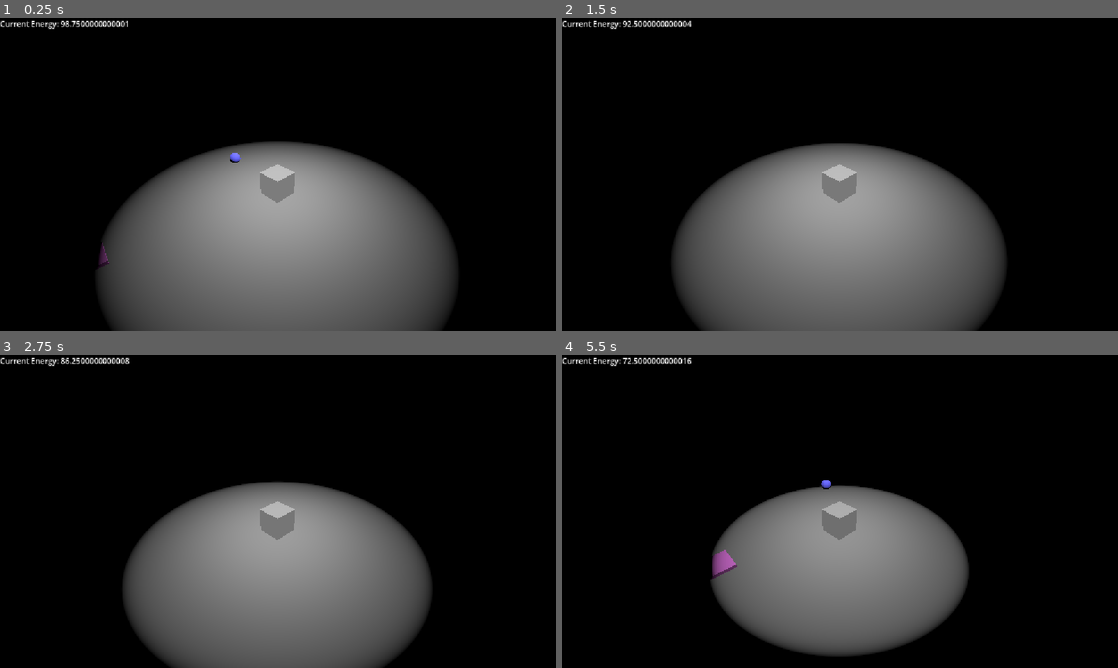
Above: before the commit, frames 1-4 (two rows, left to right).
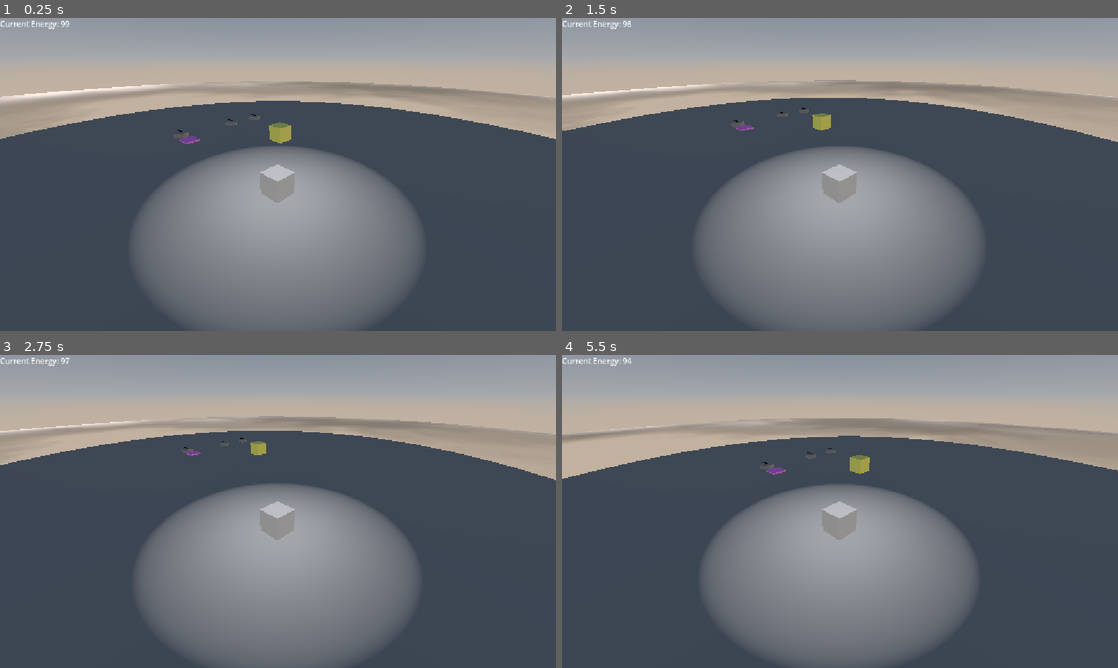
Above: after the commit, the same moments.

Repository: notred27/GMTK_2026
Game: Godot game, scene res://Level.tscn
Same seed, same stepped clock (60 frames per second), same inputs: the game is played once before the commit and once after it. Before the commit the project starts from res://main.tscn.
Inputs (mouse positions are in pixels of both pictures, inside the frame that each line leads up to):
- Up to frame 1 (0.25 s): no input
- Up to frame 2 (1.5 s): move the mouse to (962, 158) at 0.52 s; hold D (right) 0.53-1.28 s; hold E (interact) 0.53-1.28 s; move the mouse to (728, 190) at 1.27 s; hold S (backward) from 1.28 s (still down); tap E (interact) at 1.35 s
- Up to frame 3 (2.75 s): move the mouse to (333, 442) at 2.02 s; release S (backward) at 2.03 s; hold D (right) from 2.03 s (still down); hold E (interact) from 2.03 s (still down)
- Up to frame 4 (5.5 s): move the mouse to (812, 574) at 2.77 s; release D (right) at 2.78 s; release E (interact) at 2.78 s; hold W (forward) 2.78-3.53 s; tap E (interact) at 2.85, 4.35 s; move the mouse to (1006, 558) at 3.52 s; hold E (interact) 3.53-4.28 s; hold A (left) 3.53-5.03 s; move the mouse to (673, 464) at 4.27 s; move the mouse to (867, 511) at 5.02 s; hold S (backward) from 5.03 s (still down); hold E (interact) from 5.03 s (still down)

The runs differ from the first frame. In frame 1, 70% of the frame differs, in the area x 0-100%, y 0-100%; in frame 2, 76%; in frame 3, 85%; in frame 4, 96%.
Error before the commit: Parse Error: Class "InteractAction" hides a global script class. (res://interaction/actions/add_energy_action.gd:1)

Commit message:
Created gear puzzle

Diff:
--- /dev/null
+++ b/gmtk-2026/Level.tscn
@@ -0,0 +1,82 @@
+[gd_scene format=3 uid="uid://dmj2isbpvcv0a"]
+
+[ext_resource type="PackedScene" uid="uid://c3cmojtfo1iom" path="res://player/Player.tscn" id="1_bexhn"]
+[ext_resource type="Material" uid="uid://0vujjum2exyc" path="res://menus/cloud_mat.tres" id="2_t7iv1"]
+[ext_resource type="PackedScene" uid="uid://4s8ryw8pnhfa" path="res://interaction/Pushable.tscn" id="3_2nifc"]
+[ext_resource type="PackedScene" uid="uid://dwkwin7t1wgoe" path="res://interaction/GearPuzzle.tscn" id="4_q4iis"]
+[ext_resource type="PackedScene" uid="uid://bnnpdp0ade5rn" path="res://interaction/Gear.tscn" id="5_m3clv"]
+[ext_resource type="PackedScene" uid="uid://k3llif43lh37" path="res://interaction/PressurePlate.tscn" id="6_m3clv"]
+[ext_resource type="Script" uid="uid://dk5qemd3g46k" path="res://interaction/actions/activate_gears_action.gd" id="7_mxnmf"]
+
+[sub_resource type="ProceduralSkyMaterial" id="ProceduralSkyMaterial_5t25c"]
+ground_bottom_color = Color(0.76048684, 0.6971857, 0.6269191, 1)
+
+[sub_resource type="Sky" id="Sky_d0nb3"]
+sky_material = SubResource("ProceduralSkyMaterial_5t25c")
+
+[sub_resource type="Environment" id="Environment_84upj"]
+background_mode = 2
+sky = SubResource("Sky_d0nb3")
+reflected_light_source = 2
+
+[sub_resource type="CylinderShape3D" id="CylinderShape3D_68yga"]
+height = 0.1328125
+radius = 21.041992
+
+[sub_resource type="CylinderMesh" id="CylinderMesh_68yga"]
+top_radius = 20.579102
+bottom_radius = 20.579102
+height = 0.6191406
+
+[sub_resource type="CylinderMesh" id="CylinderMesh_v2g3s"]
+top_radius = 1.6958008
+bottom_radius = 1.6958008
+height = 0.015457153
+
+[node name="Level" type="Node3D" unique_id=786530990]
+
+[node name="WorldEnvironment" type="WorldEnvironment" parent="." unique_id=49368330]
+environment = SubResource("Environment_84upj")
+
+[node name="StaticBody3D" type="StaticBody3D" parent="." unique_id=1131601154]
+transform = Transform3D(1, 0, 0, 0, 1, 0, 0, 0, 1, 0, 17.578445, 0)
+
+[node name="CollisionShape3D" type="CollisionShape3D" parent="StaticBody3D" unique_id=1118167769]
+transform = Transform3D(1, 0, 0, 0, 1, 0, 0, 0, 1, 0, 0.93359375, 0)
+shape = SubResource("CylinderShape3D_68yga")
+
+[node name="MeshInstance3D" type="MeshInstance3D" parent="StaticBody3D" unique_id=1423985567]
+transform = Transform3D(1, 0, 0, 0, 1, 0, 0, 0, 1, 0, 0.6904297, 0)
+mesh = SubResource("CylinderMesh_68yga")
+
+[node name="Player" parent="." unique_id=1844018048 instance=ExtResource("1_bexhn")]
+transform = Transform3D(1, 0, 0, 0, 1, 0, 0, 0, 1, 0, 19.177721, 0)
+
+[node name="CloudPlane" type="MeshInstance3D" parent="." unique_id=332366003]
+transform = Transform3D(41.705, 0, 0, 0, 41.705, 0, 0, 0, 41.705, 0.092041016, 15.841194, -0.50878906)
+mesh = SubResource("CylinderMesh_v2g3s")
+surface_material_override/0 = ExtResource("2_t7iv1")
+
+[node name="Pushable" parent="." unique_id=108375752 instance=ExtResource("3_2nifc")]
+transform = Transform3D(1, 0, 0, 0, 1, 0, 0, 0, 1, 4.4329834, 19.18209, -4.1966553)
+
+[node name="GearPuzzle" parent="." unique_id=564953163 node_paths=PackedStringArray("gears", "driver_gear") instance=ExtResource("4_q4iis")]
+transform = Transform3D(1, 0, 0, 0, 1, 0, 0, 0, 1, 0, 18.703623, -9.614517)
+gears = [NodePath("DriverGear"), NodePath("Gear2"), NodePath("Gear3")]
+driver_gear = NodePath("DriverGear")
+
+[node name="DriverGear" parent="GearPuzzle" unique_id=407548117 instance=ExtResource("5_m3clv")]
+
+[node name="Gear2" parent="GearPuzzle" unique_id=2017283713 instance=ExtResource("5_m3clv")]
+transform = Transform3D(1, 0, 0, 0, 1, 0, 0, 0, 1, 4.1710205, 0, 0)
+
+[node name="Gear3" parent="GearPuzzle" unique_id=1495084142 instance=ExtResource("5_m3clv")]
+transform = Transform3D(1, 0, 0, 0, 1, 0, 0, 0, 1, 6.649658, 0, 0)
+
+[node name="PressurePlate" parent="GearPuzzle" unique_id=1415131089 node_paths=PackedStringArray("action") instance=ExtResource("6_m3clv")]
+transform = Transform3D(1, 0, 0, 0, 1, 0, 0, 0, 1, 0, 0, 1.3256836)
+action = NodePath("ActivateGearsAction")
+
+[node name="ActivateGearsAction" type="Node3D" parent="GearPuzzle/PressurePlate" unique_id=38130862 node_paths=PackedStringArray("gear_puzzle")]
+script = ExtResource("7_mxnmf")
+gear_puzzle = NodePath("../..")
--- /dev/null
+++ b/gmtk-2026/clouds.gdshader
@@ -0,0 +1,12 @@
+shader_type spatial;
+render_mode unshaded, blend_mix, cull_disabled;
+
+uniform sampler2D cloud_tex;
+uniform vec2 scroll_speed = vec2(0.01, 0.005);
+
+void fragment() {
+	vec2 uv = UV + TIME * scroll_speed;
+	vec4 tex = texture(cloud_tex, uv);
+	ALBEDO = tex.rgb;
+	ALPHA = tex.a;
+}
--- /dev/null
+++ b/gmtk-2026/interaction/Gear.tscn
@@ -0,0 +1,40 @@
+[gd_scene format=3 uid="uid://bnnpdp0ade5rn"]
+
+[ext_resource type="Script" uid="uid://ce2vw8obbqb2g" path="res://interaction/gear.gd" id="1_26r58"]
+
+[sub_resource type="PhysicsMaterial" id="PhysicsMaterial_26r58"]
+
+[sub_resource type="CylinderShape3D" id="CylinderShape3D_84upj"]
+height = 0.2977295
+radius = 0.41992188
+
+[sub_resource type="CylinderMesh" id="CylinderMesh_68yga"]
+height = 0.29406738
+
+[sub_resource type="BoxMesh" id="BoxMesh_68yga"]
+size = Vector3(0.10569763, 0.18859863, 0.56396484)
+
+[sub_resource type="StandardMaterial3D" id="StandardMaterial3D_26r58"]
+albedo_color = Color(0, 0, 0, 1)
+
+[node name="Gear" type="RigidBody3D" unique_id=407548117]
+axis_lock_linear_y = true
+physics_material_override = SubResource("PhysicsMaterial_26r58")
+freeze_mode = 1
+linear_damp = 10.0
+script = ExtResource("1_26r58")
+radius = 0.5
+mesh_tolerance = 0.2
+
+[node name="CollisionShape3D" type="CollisionShape3D" parent="." unique_id=709708717]
+transform = Transform3D(1, 0, 0, 0, 1, 0, 0, 0, 1, 0, 0.14886475, 0)
+shape = SubResource("CylinderShape3D_84upj")
+
+[node name="MeshInstance3D" type="MeshInstance3D" parent="." unique_id=1969167120]
+transform = Transform3D(1, 0, 0, 0, 1, 0, 0, 0, 1, 0, 0.14703369, 0)
+mesh = SubResource("CylinderMesh_68yga")
+
+[node name="MeshInstance3D2" type="MeshInstance3D" parent="." unique_id=1727722136]
+transform = Transform3D(1, 0, 0, 0, 1, 0, 0, 0, 1, 0.003211975, 0.24468994, -0.15724635)
+mesh = SubResource("BoxMesh_68yga")
+surface_material_override/0 = SubResource("StandardMaterial3D_26r58")
--- /dev/null
+++ b/gmtk-2026/interaction/GearPuzzle.tscn
@@ -0,0 +1,6 @@
+[gd_scene format=3 uid="uid://dwkwin7t1wgoe"]
+
+[ext_resource type="Script" uid="uid://cawsrp5ueur71" path="res://interaction/gear_puzzle.gd" id="1_ai2vx"]
+
+[node name="GearPuzzle" type="Node3D" unique_id=564953163]
+script = ExtResource("1_ai2vx")
--- a/gmtk-2026/interaction/PressurePlate.tscn
+++ b/gmtk-2026/interaction/PressurePlate.tscn
@@ -1,4 +1,6 @@
 [gd_scene format=3 uid="uid://k3llif43lh37"]
+
+[ext_resource type="Script" uid="uid://dnxbyeoh6l8s0" path="res://interaction/pressure_plate.gd" id="1_derxm"]
 
 [sub_resource type="BoxShape3D" id="BoxShape3D_qqdwy"]
 size = Vector3(1, 0.49035645, 1)
@@ -11,6 +13,7 @@
 size = Vector3(1, 0.10888672, 1)
 
 [node name="PressurePlate" type="Node3D" unique_id=1415131089]
+script = ExtResource("1_derxm")
 
 [node name="Area3D" type="Area3D" parent="." unique_id=913651901]
 
@@ -21,3 +24,6 @@
 [node name="MeshInstance3D" type="MeshInstance3D" parent="Area3D" unique_id=1184889686]
 transform = Transform3D(1, 0, 0, 0, 1, 0, 0, 0, 1, 0, 0.056004345, 0)
 mesh = SubResource("BoxMesh_68yga")
+
+[connection signal="body_entered" from="Area3D" to="." method="_on_area_3d_body_entered"]
+[connection signal="body_exited" from="Area3D" to="." method="_on_area_3d_body_exited"]
--- /dev/null
+++ b/gmtk-2026/interaction/Pushable.tscn
@@ -0,0 +1,26 @@
+[gd_scene format=3 uid="uid://4s8ryw8pnhfa"]
+
+[sub_resource type="PhysicsMaterial" id="PhysicsMaterial_ie5b1"]
+
+[sub_resource type="BoxShape3D" id="BoxShape3D_68yga"]
+
+[sub_resource type="BoxMesh" id="BoxMesh_84upj"]
+
+[sub_resource type="StandardMaterial3D" id="StandardMaterial3D_ie5b1"]
+albedo_color = Color(1, 1, 0.46666667, 1)
+
+[node name="Pushable" type="RigidBody3D" unique_id=108375752 groups=["Moveable"]]
+axis_lock_linear_y = true
+axis_lock_angular_x = true
+axis_lock_angular_y = true
+axis_lock_angular_z = true
+mass = 20.0
+physics_material_override = SubResource("PhysicsMaterial_ie5b1")
+linear_damp = 4.0
+
+[node name="CollisionShape3D" type="CollisionShape3D" parent="." unique_id=1078812518]
+shape = SubResource("BoxShape3D_68yga")
+
+[node name="MeshInstance3D" type="MeshInstance3D" parent="." unique_id=1429032088]
+mesh = SubResource("BoxMesh_84upj")
+surface_material_override/0 = SubResource("StandardMaterial3D_ie5b1")
--- /dev/null
+++ b/gmtk-2026/interaction/actions/SpendEnergyAction.tscn
@@ -0,0 +1,6 @@
+[gd_scene format=3 uid="uid://f4diegryysg5"]
+
+[ext_resource type="Script" uid="uid://ve70qbwincla" path="res://interaction/actions/spend_energy_action.gd" id="1_6yk3u"]
+
+[node name="SpendEnergyAction" type="Node3D" unique_id=1306514175]
+script = ExtResource("1_6yk3u")
--- /dev/null
+++ b/gmtk-2026/interaction/actions/activate_gears_action.gd
@@ -0,0 +1,10 @@
+class_name ActivateGearsAction
+extends InteractAction
+
+@export var gear_puzzle: GearPuzzle
+
+func call_action(interactor: Node) -> void:
+	gear_puzzle.set_powered(true)
+
+func deactivate_action(interactor: Node) -> void:
+	gear_puzzle.set_powered(false)
--- a/gmtk-2026/interaction/actions/add_energy_action.gd
+++ b/gmtk-2026/interaction/actions/add_energy_action.gd
@@ -1,5 +1,5 @@
-class_name InteractAction
-extends Node
+class_name AddEnergyAction
+extends InteractAction
 
 @export var energy_increase_amount = 10
 
--- a/gmtk-2026/interaction/actions/interact_action.gd
+++ b/gmtk-2026/interaction/actions/interact_action.gd
@@ -3,3 +3,7 @@
 
 func call_action(interactor: Node) -> void:
 	push_warning("call_action() not implemented on " + name)
+
+
+func deactivate_action(interactor: Node) -> void:
+	push_warning("deactivate_action() not implemented on " + name)
--- /dev/null
+++ b/gmtk-2026/interaction/actions/spend_energy_action.gd
@@ -0,0 +1,15 @@
+class_name SpendEnergyAction
+extends InteractAction
+
+@export var energy_cost = 10
+
+func call_action(interactor: Node) -> void:
+	var player := interactor as Player
+	if player == null:
+		return
+
+	if player.energy > energy_cost:
+		player.spend_energy(energy_cost)
+
+
+#		Then do something else/send a signal??
--- /dev/null
+++ b/gmtk-2026/interaction/gear.gd
@@ -0,0 +1,21 @@
+class_name Gear
+extends RigidBody3D
+
+@export var teeth_count: int = 8
+@export var radius: float = 1.0
+@export var mesh_tolerance: float = 0.15
+
+func get_meshing_gears(all_gears: Array[Gear]) -> Array[Gear]:
+	var meshed: Array[Gear] = []
+	for other in all_gears:
+		if other == self:
+			continue
+		var dist = global_position.distance_to(other.global_position)
+		var expected = radius + other.radius
+		if abs(dist - expected) <= mesh_tolerance:
+			meshed.append(other)
+	return meshed
+
+func set_driven_speed(rpm: float, direction: int) -> void:
+	var rad_per_sec = (rpm / 60.0) * TAU
+	angular_velocity = Vector3(0, rad_per_sec * direction, 0)
--- /dev/null
+++ b/gmtk-2026/interaction/gear_puzzle.gd
@@ -0,0 +1,80 @@
+class_name GearPuzzle
+extends Node
+
+@export var gears: Array[Gear] = []
+@export var driver_gear: Gear
+@export var output_gear: Gear
+@export var driver_rpm: float = 60.0
+@export var target_output_rpm: float = 30.0
+@export var rpm_tolerance: float = 2.0
+
+var is_powered := false
+
+func set_powered(value: bool) -> void:
+	is_powered = value
+
+func _physics_process(delta: float) -> void:
+	if driver_gear:
+		_update_driven_gears()
+
+func _build_mesh_graph() -> Dictionary:
+	var graph := {}
+	for gear in gears:
+		graph[gear] = gear.get_meshing_gears(gears)
+	return graph
+
+func _update_driven_gears() -> void:
+	if not is_powered:
+		for gear in gears:
+			gear.set_driven_speed(0.0, 1)
+		return
+
+	var graph = _build_mesh_graph()
+	var rpm_map := {driver_gear: driver_rpm}
+	var direction_map := {driver_gear: 1}
+	var visited := {driver_gear: true}
+	var queue: Array = [driver_gear]
+
+	while queue.size() > 0:
+		var current: Gear = queue.pop_front()
+		for neighbor in graph.get(current, []):
+			if not visited.has(neighbor):
+				visited[neighbor] = true
+				var ratio = float(current.teeth_count) / float(neighbor.teeth_count)
+				rpm_map[neighbor] = rpm_map[current] * ratio
+				direction_map[neighbor] = -direction_map[current]
+				queue.append(neighbor)
+
+	for gear in gears:
+		if visited.has(gear):
+			gear.set_driven_speed(rpm_map[gear], direction_map[gear])
+		else:
+			gear.set_driven_speed(0.0, 1)
+
+func are_all_aligned() -> bool:
+	var graph = _build_mesh_graph()
+	var path = _find_path(graph, driver_gear, output_gear)
+	if path.is_empty():
+		return false
+
+	var rpm = driver_rpm
+	for i in range(path.size() - 1):
+		rpm *= float(path[i].teeth_count) / float(path[i + 1].teeth_count)
+
+	return abs(rpm - target_output_rpm) <= rpm_tolerance
+
+func _find_path(graph: Dictionary, start: Gear, target: Gear) -> Array:
+	var visited := {start: true}
+	var queue: Array = [[start]]
+	while queue.size() > 0:
+		var path: Array = queue.pop_front()
+		var node = path[-1]
+		if node == target:
+			return path
+		for neighbor in graph.get(node, []):
+			if not visited.has(neighbor):
+				visited[neighbor] = true
+				var new_path = path.duplicate()
+				new_path.append(neighbor)
+				queue.append(new_path)
+	return []
--- /dev/null
+++ b/gmtk-2026/interaction/pressure_plate.gd
@@ -0,0 +1,32 @@
+extends Node
+
+@export var action: InteractAction
+@onready var area: Area3D = $Area3D
+
+var bodies_on_plate: Array[Node3D] = []
+var is_activated := false
+
+func _on_area_3d_body_entered(body: Node3D) -> void:
+	if not _is_valid_body(body):
+		return
+	if not bodies_on_plate.has(body):
+		bodies_on_plate.append(body)
+	_update_activation()
+
+func _on_area_3d_body_exited(body: Node3D) -> void:
+	bodies_on_plate.erase(body)
+	_update_activation()
+
+func _is_valid_body(body: Node3D) -> bool:
+	return body.is_in_group("Player") or body.is_in_group("Moveable")
+
+
+
+func _update_activation() -> void:
+	var should_be_active = bodies_on_plate.size() > 0
+	if should_be_active and not is_activated:
+		is_activated = true
+		action.call_action(bodies_on_plate[0])
+	elif not should_be_active and is_activated:
+		is_activated = false
+		action.deactivate_action(null)
--- a/gmtk-2026/main.tscn
+++ b/gmtk-2026/main.tscn
@@ -6,6 +6,7 @@
 [ext_resource type="PackedScene" uid="uid://b8vavc8k80ffg" path="res://interaction/actions/PrintAction.tscn" id="3_1bvp3"]
 [ext_resource type="PackedScene" uid="uid://bifngjkgjpwft" path="res://menus/pause_menu.tscn" id="3_h2yge"]
 [ext_resource type="PackedScene" uid="uid://k3llif43lh37" path="res://interaction/PressurePlate.tscn" id="6_7mycd"]
+[ext_resource type="PackedScene" uid="uid://f4diegryysg5" path="res://interaction/actions/SpendEnergyAction.tscn" id="6_272bh"]
 
 [sub_resource type="Environment" id="Environment_68yga"]
 background_energy_multiplier = 0.0
@@ -16,6 +17,9 @@
 size = Vector3(35.823547, 0.48339844, 35.888046)
 
 [sub_resource type="PlaneMesh" id="PlaneMesh_68yga"]
+
+[sub_resource type="StandardMaterial3D" id="StandardMaterial3D_5vw27"]
+albedo_color = Color(0.8622298, 0.17153051, 0.4629327, 1)
 
 [node name="Main" type="Node3D" unique_id=454559609]
 
@@ -50,7 +54,6 @@
 
 [node name="AddEnergyAction" parent="Objects/EnergyTest" unique_id=1538335251 instance=ExtResource("2_lquwl")]
 transform = Transform3D(1, 0, 0, 0, 1, 0, 0, 0, 1, 5.167514, -0.75, 6.588828)
-energy_increase_amount = 20
 
 [node name="PrintTest" parent="Objects" unique_id=207452779 node_paths=PackedStringArray("action") instance=ExtResource("2_0xm2m")]
 transform = Transform3D(1, 0, 0, 0, 1, 0, 0, 0, 1, 2.5464249, 0.9094826, -1.3704842)
@@ -58,5 +61,16 @@
 
 [node name="Action" parent="Objects/PrintTest" unique_id=1015784938 instance=ExtResource("3_1bvp3")]
 
+[node name="EnergyCostTest" parent="Objects" unique_id=416879987 node_paths=PackedStringArray("action") instance=ExtResource("2_0xm2m")]
+transform = Transform3D(1, 0, 0, 0, 1, 0, 0, 0, 1, -2.3584394, 0.23339844, -4.102042)
+action = NodePath("SpendEnergyAction")
+
+[node name="MeshInstance3D" parent="Objects/EnergyCostTest/StaticBody3D" parent_id_path=PackedInt32Array(416879987, 69991754) index="0" unique_id=741576268]
+surface_material_override/0 = SubResource("StandardMaterial3D_5vw27")
+
+[node name="SpendEnergyAction" parent="Objects/EnergyCostTest" unique_id=1306514175 instance=ExtResource("6_272bh")]
+
 [node name="PressurePlate" parent="." unique_id=1415131089 instance=ExtResource("6_7mycd")]
 transform = Transform3D(1, 0, 0, 0, 1, 0, 0, 0, 1, -3.3179407, 0.018398046, -0.30420303)
+
+[editable path="Objects/EnergyCostTest"]
--- /dev/null
+++ b/gmtk-2026/menus/WindPrompt.tscn
@@ -0,0 +1,69 @@
+[gd_scene format=3 uid="uid://bq557dvaadg42"]
+
+[ext_resource type="Script" uid="uid://bsemx7r4ydxf" path="res://menus/wind_prompt.gd" id="1_6teed"]
+
+[node name="WindUpPrompt" type="Control" unique_id=309093567]
+layout_mode = 3
+anchors_preset = 15
+anchor_right = 1.0
+anchor_bottom = 1.0
+grow_horizontal = 2
+grow_vertical = 2
+script = ExtResource("1_6teed")
+
+[node name="Panel" type="Panel" parent="." unique_id=1437192532]
+layout_mode = 0
+offset_right = 331.0
+offset_bottom = 216.0
+
+[node name="MarginContainer" type="MarginContainer" parent="Panel" unique_id=363338903]
+layout_mode = 1
+anchors_preset = 15
+anchor_right = 1.0
+anchor_bottom = 1.0
+grow_horizontal = 2
+grow_vertical = 2
+theme_override_constants/margin_left = 20
+theme_override_constants/margin_top = 20
+theme_override_constants/margin_right = 20
+theme_override_constants/margin_bottom = 20
+
+[node name="VBoxContainer" type="VBoxContainer" parent="Panel/MarginContainer" unique_id=1975618851]
+layout_mode = 2
+
+[node name="StreakLabel" type="Label" parent="Panel/MarginContainer/VBoxContainer" unique_id=1183869145]
+layout_mode = 2
+text = "Skill Check!"
+
+[node name="BarContainer" type="Control" parent="Panel/MarginContainer/VBoxContainer" unique_id=2114694400]
+custom_minimum_size = Vector2(300, 20)
+custom_maximum_size = Vector2(300, -1)
+layout_mode = 2
+
+[node name="BarBg" type="ColorRect" parent="Panel/MarginContainer/VBoxContainer/BarContainer" unique_id=293934537]
+custom_minimum_size = Vector2(300, 0)
+custom_maximum_size = Vector2(300, -1)
+layout_mode = 0
+anchor_right = 1.0
+anchor_bottom = 1.0
+grow_horizontal = 2
+grow_vertical = 2
+color = Color(0, 0, 0, 1)
+
+[node name="Target" type="ColorRect" parent="Panel/MarginContainer/VBoxContainer/BarContainer" unique_id=1960537586]
+layout_mode = 0
+anchor_left = 1.0
+anchor_right = 1.0
+anchor_bottom = 1.0
+offset_left = -100.0
+offset_right = -85.0
+grow_horizontal = 0
+grow_vertical = 2
+color = Color(0.99120253, 0.118800886, 0.99999994, 1)
+
+[node name="Cursor" type="ColorRect" parent="Panel/MarginContainer/VBoxContainer/BarContainer" unique_id=1209360072]
+layout_mode = 0
+offset_top = -10.0
+offset_right = 6.0
+offset_bottom = 27.0
+color = Color(0.3515629, 0.3515629, 0.35156286, 1)
--- /dev/null
+++ b/gmtk-2026/menus/cloud_mat.tres
@@ -0,0 +1,26 @@
+[gd_resource type="ShaderMaterial" format=3 uid="uid://0vujjum2exyc"]
+
+[ext_resource type="Shader" uid="uid://c8mytkxd0e2pi" path="res://clouds.gdshader" id="1_8oiq5"]
+
+[sub_resource type="Gradient" id="Gradient_t7iv1"]
+offsets = PackedFloat32Array(0.24423963, 0.8248848)
+colors = PackedColorArray(0, 0, 0, 0, 0.9999997, 0.9440838, 0.91351753, 1)
+
+[sub_resource type="FastNoiseLite" id="FastNoiseLite_wkftn"]
+frequency = 0.005
+fractal_gain = 0.115
+fractal_weighted_strength = 0.39
+domain_warp_enabled = true
+domain_warp_type = 2
+domain_warp_frequency = 0.015
+
+[sub_resource type="NoiseTexture2D" id="NoiseTexture2D_2nifc"]
+noise = SubResource("FastNoiseLite_wkftn")
+color_ramp = SubResource("Gradient_t7iv1")
+seamless = true
+
+[resource]
+render_priority = 0
+shader = ExtResource("1_8oiq5")
+shader_parameter/cloud_tex = SubResource("NoiseTexture2D_2nifc")
+shader_parameter/scroll_speed = Vector2(0.01, 0.005)
--- /dev/null
+++ b/gmtk-2026/menus/wind_prompt.gd
@@ -0,0 +1,69 @@
+class_name SkillCheckPopup
+extends Control
+
+signal success
+signal failed
+
+@export var streak_to_beat: int = 3
+@export var marker_speed: float = 200.0
+@export var target_width_ratio: float = 0.2   # 20% of bar width
+@export var interact_action: StringName = "interact"
+
+@onready var bar_container: Control = $Panel/MarginContainer/VBoxContainer/BarContainer
+@onready var target_zone: ColorRect = $Panel/MarginContainer/VBoxContainer/BarContainer/Target
+@onready var marker: ColorRect = $Panel/MarginContainer/VBoxContainer/BarContainer/Cursor
+@onready var streak_label: Label = $Panel/MarginContainer/VBoxContainer/StreakLabel
+
+
+var direction := 1
+var bar_width := 300.0
+
+var streak := 0
+
+
+func _ready() -> void:
+	streak_label.text = "%s!" % [streak_to_beat]
+	bar_width = bar_container.size.x
+	_randomize_target(target_width_ratio)
+	marker.position.x = 0
+
+func _randomize_target(width) -> void:
+	var target_w = bar_width * width
+	var max_x = bar_width - target_w
+	target_zone.position.x = randf() * max_x
+	target_zone.size.x = target_w
+
+func _process(delta: float) -> void:
+	marker.position.x += direction * marker_speed * delta
+
+	if marker.position.x >= bar_width - marker.size.x:
+		marker.position.x = bar_width - marker.size.x
+		direction = -1
+	elif marker.position.x <= 0:
+		marker.position.x = 0
+		direction = 1
+
+	if Input.is_action_just_pressed(interact_action):
+		_check_result()
+
+func _check_result() -> void:
+	var marker_center = marker.position.x + marker.size.x * 0.5
+	var target_start = target_zone.position.x
+	var target_end = target_zone.position.x + target_zone.size.x
+
+
+	if marker_center >= target_start and marker_center <= target_end:
+		streak += 1
+		streak_label.text = "%s!" % [streak_to_beat - streak]
+		_randomize_target(target_width_ratio - streak * 0.04)
+		if streak_to_beat <= streak:
+			success.emit()
+
+	else:
+		streak_label.text = "%s!" % [streak_to_beat]
+		failed.emit()
+		streak = 0
+		_randomize_target(target_width_ratio)
+
+
+	#queue_free()
--- a/gmtk-2026/player/Player.gd
+++ b/gmtk-2026/player/Player.gd
@@ -4,8 +4,8 @@
 @export var speed = 4
 @export var gravity = 2
 @export var energy = 100.0
-@export var max_energy = 100.0
-@export var energy_drain_rate = 5.0
+@export var max_energy = 120.0
+@export var energy_drain_rate = 1.0
 
 @export var spotlight: SpotLight3D
 @export var fill_light: DirectionalLight3D
@@ -15,6 +15,8 @@
 @export var max_light_energy := 10.0
 @export var min_fill_light_energy := 0.2
 @export var max_fill_light_energy := 1.0
+
+@export var push_speed: float = 2.0
 
 
 func move_player():
@@ -28,11 +30,25 @@
 func _physics_process(delta: float) -> void:
 	move_player()
 	move_and_slide()
+	push_rigid_bodies()
 	drain_energy(delta)
+
+
+func push_rigid_bodies() -> void:
+	for i in get_slide_collision_count():
+		var collision := get_slide_collision(i)
+		var collider = collision.get_collider()
+		if collider is RigidBody3D:
+			var push_dir = -collision.get_normal()
+			push_dir.y = 0
+			var target_velocity = push_dir * push_speed
+			collider.linear_velocity.x = target_velocity.x
+			collider.linear_velocity.z = target_velocity.z
+
 
 func drain_energy(delta: float) -> void:
 	energy = max(energy - energy_drain_rate * delta, 0.0)
-	$PlayerUI/CurrentEnergy.text = "Current Energy: %s" % [energy]
+	$PlayerUI/CurrentEnergy.text = "Current Energy: %s" % [int(energy)]
 	update_spotlight()
 
 func update_spotlight() -> void:
@@ -48,3 +64,7 @@
 
 func add_energy(val: float):
 	energy = min(energy + val, max_energy)
+
+
+func spend_energy(val: float):
+	energy = min(energy - val, max_energy)
--- a/gmtk-2026/project.godot
+++ b/gmtk-2026/project.godot
@@ -11,7 +11,7 @@
 [application]
 
 config/name="GMTK_2026"
-run/main_scene="uid://xjlgiinvpwng"
+run/main_scene="uid://dmj2isbpvcv0a"
 config/features=PackedStringArray("4.7", "Forward Plus")
 config/icon="res://icon.svg"
 
@@ -23,6 +23,7 @@
 [global_group]
 
 Player=""
+Moveable=""
 
 [input]
 
@@ -74,3 +75,4 @@
 scaling_3d/mode=1
 scaling_3d/mode.ios=1
 scaling_3d/mode.macos=1
+anti_aliasing/quality/use_taa=true
Not shown, added: gmtk-2026/clouds.gdshader.uid
Not shown, added: gmtk-2026/interaction/actions/activate_gears_action.gd.uid
Not shown, added: gmtk-2026/interaction/actions/spend_energy_action.gd.uid
Not shown, added: gmtk-2026/interaction/gear.gd.uid
Not shown, added: gmtk-2026/interaction/gear_puzzle.gd.uid
Not shown, added: gmtk-2026/interaction/pressure_plate.gd.uid
Not shown, added: gmtk-2026/menus/wind_prompt.gd.uid
